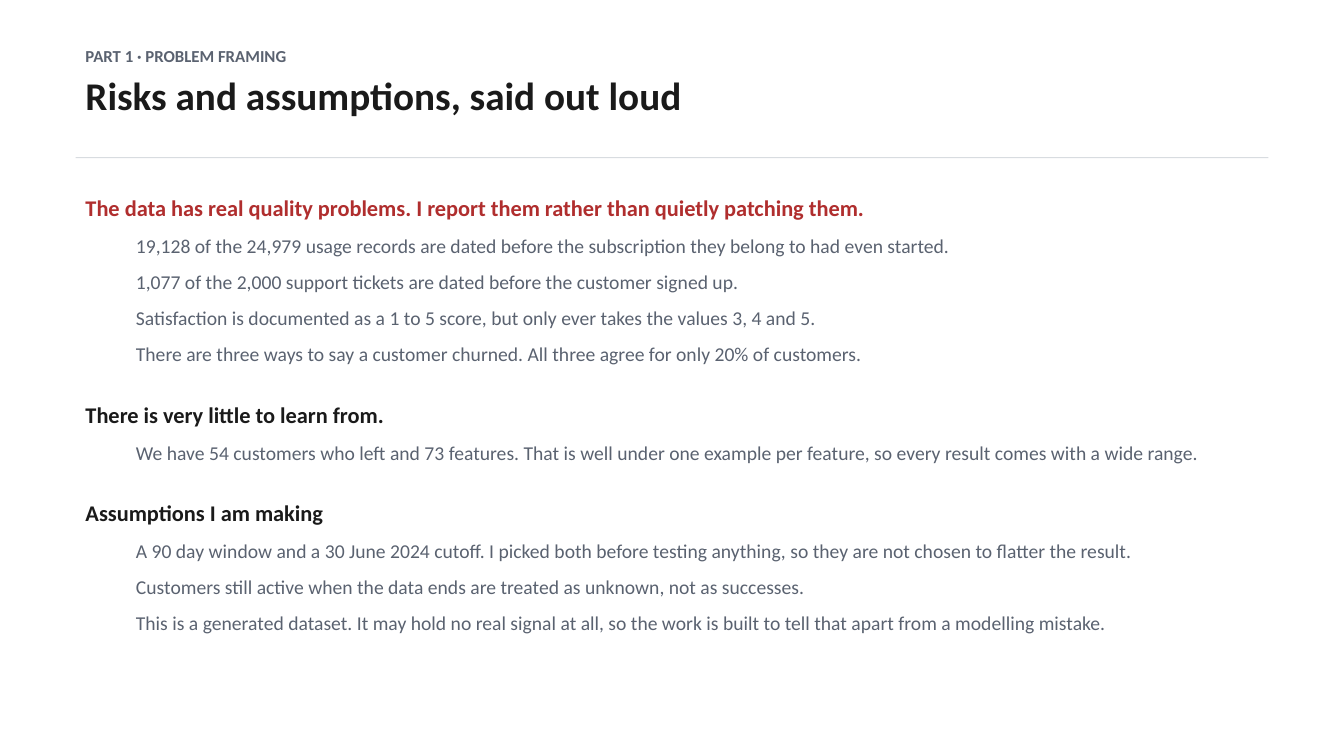
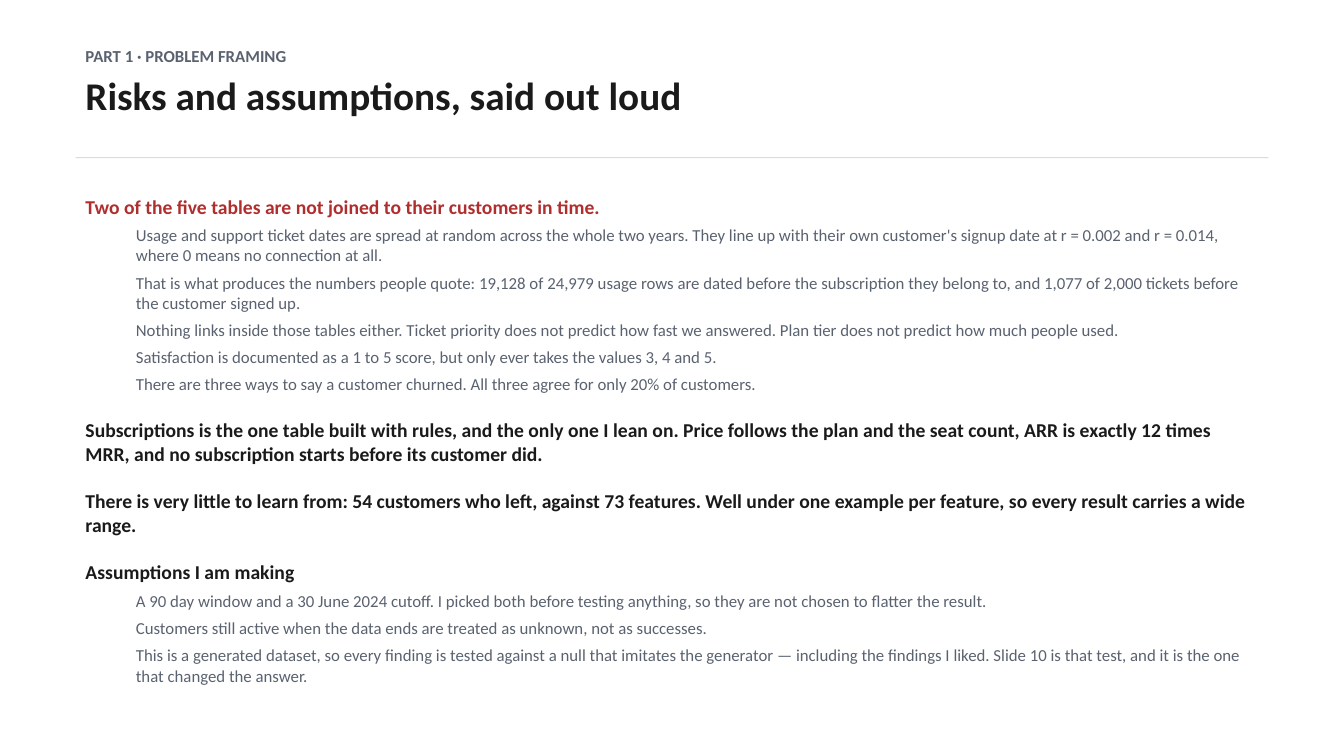
Before and after one commit to dmitriyratu/avepoint-churn-case-study, a slide deck: slide 4 of outputs/AvePoint_Case_Study.pptx. Drawn at 1344x756 pixels with LibreOffice and Linux fonts; fonts in the diff are those of the drawing. Boxes give left, top, right and bottom in pixels: in the first picture for what was removed or moved away, otherwise in the second. Text is boxed around its words. In the diff, an @@ line names an element or a change of style, - is before the commit and + after.

Commit message:
Update documentation and analysis regarding churn predictions and data integrity
- Revised `README.md` to clarify that the dataset cannot determine why customers leave, emphasizing that the observed churn patterns are artifacts of data generation rather than genuine trends.
- Enhanced `ASSUMPTIONS.md` to detail the implications of right-truncation on churn date analysis, reinforcing the need for accurate data interpretation.
- Updated `PRODUCT_QUESTIONS.md` to reflect the findings from notebooks 11-16, highlighting the limitations of the dataset in predicting churn and the withdrawal of previous recommendations based on flawed assumptions.
- Introduced `16_generator_audit.py` to audit the one positive finding, demonstrating that the churn hazard observed is a result of random date generation rather than a true business change.

These changes aim to improve the understanding of the dataset's limitations and ensure accurate communication of findings related to customer churn.

```diff
--- a/outputs/AvePoint_Case_Study.pptx
+++ b/outputs/AvePoint_Case_Study.pptx
@@ text at <box>85,200,1239,339</box>: text changed; size 14 to 12 pt @@
-The data has real quality problems. I report them rather than quietly patching them.
-  19,128 of the 24,979 usage records are dated before the subscription they belong to had even started.
-  1,077 of the 2,000 support tickets are dated before the customer signed up.
+Two of the five tables are not joined to their customers in time.
+  Usage and support ticket dates are spread at random across the whole two years. They line up with their own customer's signup date at r = 0.002 and r = 0.014, where 0 means no connection at all.
+  That is what produces the numbers people quote: 19,128 of 24,979 usage rows are dated before the subscription they belong to, and 1,077 of 2,000 tickets before the customer signed up.
+  Nothing links inside those tables either. Ticket priority does not predict how fast we answered. Plan tier does not predict how much people used.
@@ text at <box>85,351,986,636</box>: size 14 to 12 pt in "Satisfaction is documented as a 1 to ...", "There are three ways to say a ...", "A 90 day window and a 30 ...", "Customers still active when the data ends ..."; size 16 to 14 pt in "Assumptions I am making"; less space between paragraphs @@
@@ text at <box>85,423,1245,536</box>: text changed; text colour #5A6270 to #1A1A1A; bold on @@
-There is very little to learn from.
-  We have 54 customers who left and 73 features. That is well under one example per feature, so every result comes with a wide range.
+Subscriptions is the one table built with rules, and the only one I lean on. Price follows the plan and the seat count, ARR is exactly 12 times MRR, and no subscription starts before its customer did.
+There is very little to learn from: 54 customers who left, against 73 features. Well under one example per feature, so every result carries a wide range.
@@ text at <box>136,649,1240,685</box>: text changed; size 14 to 12 pt @@
-  This is a generated dataset. It may hold no real signal at all, so the work is built to tell that apart from a modelling mistake.
+  This is a generated dataset, so every finding is tested against a null that imitates the generator — including the findings I liked. Slide 10 is that test, and it is the one that changed the answer.
```
Also in this commit, not shown: 8 other slides changed, 27 other files.
